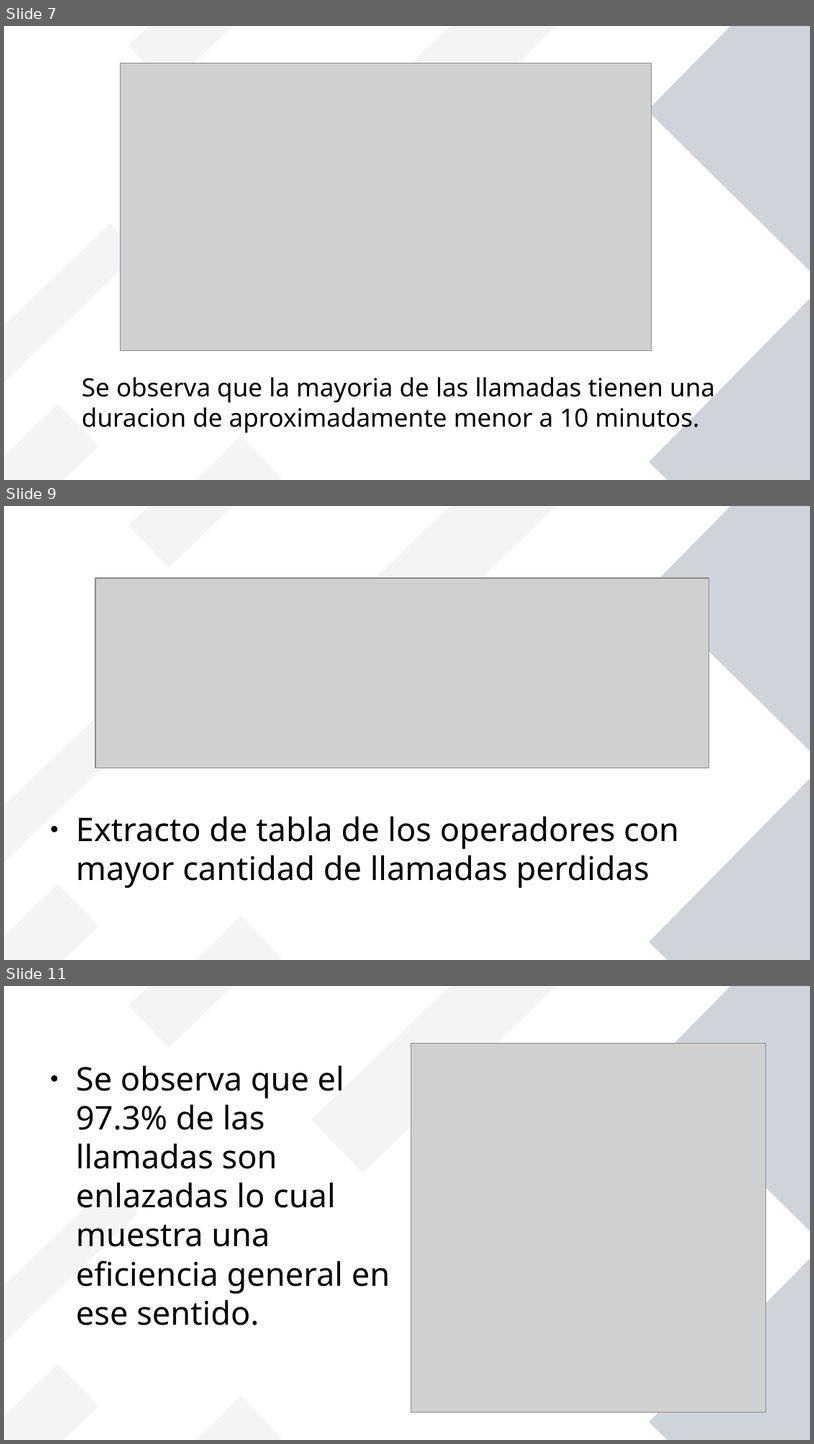
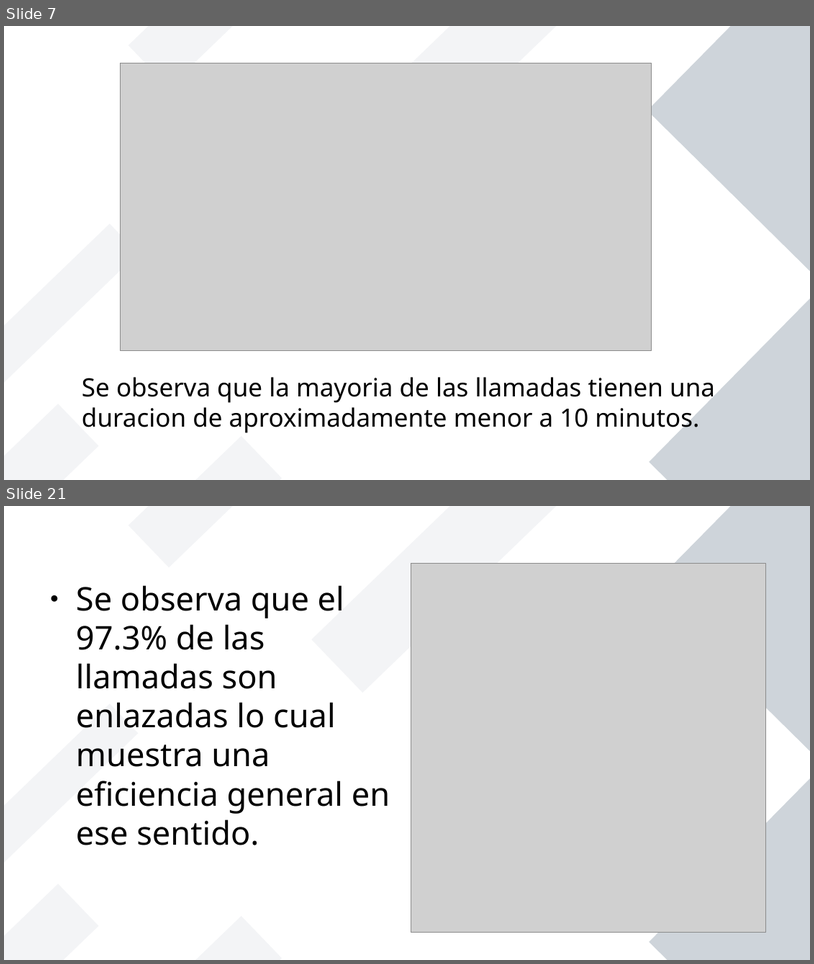
Before and after one commit to hukitan/tripleten, a slide deck: Proyectos_en_desarrollo/Proyecto Final/proyecto final.odp. Shown one above the other, each under a label of ours: slides 7, 9 and 11 before the commit, slides 7 and 21 after it; the slides between them are not shown. The pictures are 814x1444 and 814x964 pixels, drawn with LibreOffice and Linux fonts; fonts in the diff are those of the drawing; grey boxes stand for pictures. Boxes give left, top, right and bottom in pixels: in the first picture for what was removed or moved away, otherwise in the second. Text is boxed around its words. In the diff, an @@ line names an element or a change of style, - is before the commit and + after.

```diff
--- a/Proyectos_en_desarrollo/Proyecto Final/proyecto final.odp
+++ b/Proyectos_en_desarrollo/Proyecto Final/proyecto final.odp
@@ slide 9 removed at (x1=4, y1=506, x2=810, y2=960), background #FFFFFF; not listed: 7 template elements that a slide beside it also shows @@
@@ picture removed at (x1=95, y1=578, x2=710, y2=767) @@
@@ text removed at (x1=76, y1=816, x2=679, y2=888) @@
-● Extracto de tabla de los operadores con mayor cantidad de llamadas perdidas
@@ what was slide 11 is now slide 21 @@
```
Also in this commit, not shown: 4 slides changed, 11 slides added, 1 other slide removed, 2 other files.
